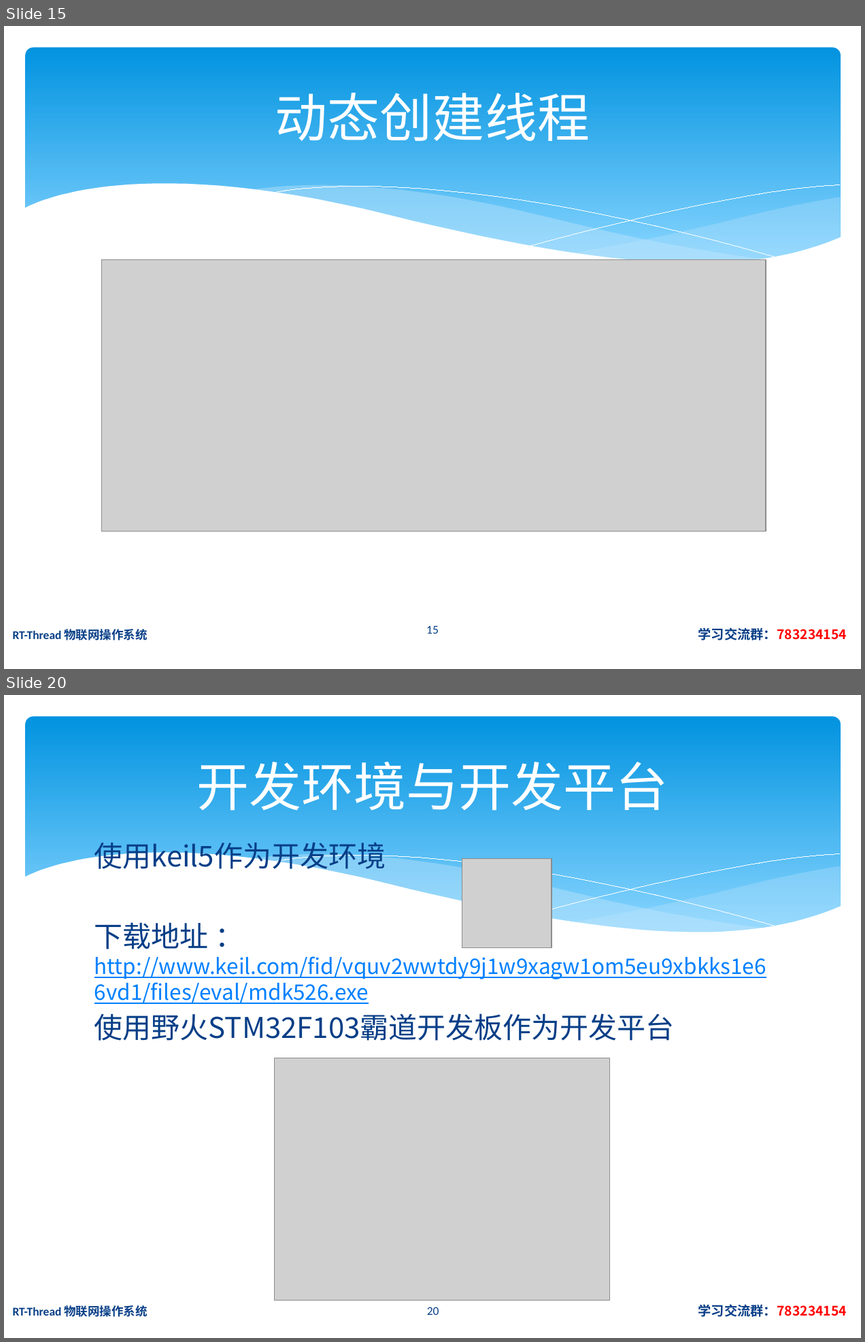
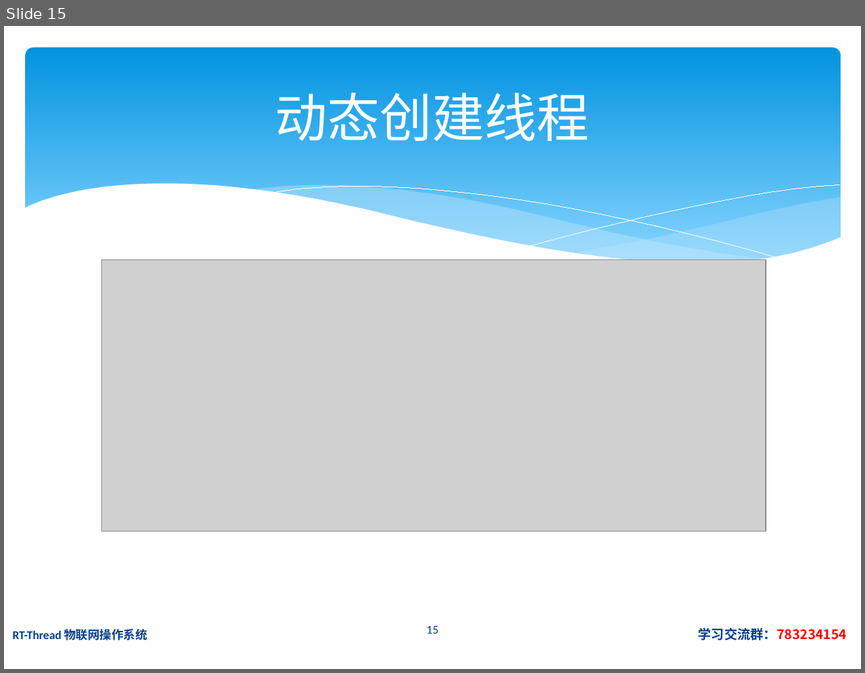
Before and after one commit to jiejieTop/RT_Thread_PPT, a slide deck: PPT/rt-thread 02.pptx. Shown one above the other, each under a label of ours: slides 15 and 20 before the commit, slide 15 after it; the slides between them are not shown. The pictures are 865x1342 and 865x673 pixels, drawn with LibreOffice and Linux fonts; fonts in the diff are those of the drawing; grey boxes stand for pictures. Boxes give left, top, right and bottom in pixels: in the first picture for what was removed or moved away, otherwise in the second. Text is boxed around its words. In the diff, an @@ line names an element or a change of style, - is before the commit and + after.

```diff
--- a/PPT/rt-thread 02.pptx
+++ b/PPT/rt-thread 02.pptx
@@ slide 20 removed at [4, 695, 861, 1338], background #FFFFFF; not listed: 6 template elements that a slide beside it also shows @@
@@ title removed at [196, 762, 668, 811] @@
-开发环境与开发平台
@@ text removed at [94, 842, 766, 1040] @@
-使用keil5作为开发环境
-下载地址 ： http://www.keil.com/fid/vquv2wwtdy9j1w9xagw1om5eu9xbkks1e66vd1/files/eval/mdk526.exe
-使用野火STM32F103霸道开发板作为开发平台
@@ picture removed at [462, 859, 551, 948] @@
@@ picture removed at [275, 1057, 610, 1300] @@
@@ text removed at [13, 1304, 847, 1317] @@
-RT-Thread 物联网操作系统 学习交流群：783234154
@@ page number removed at [427, 1306, 439, 1314] @@
-20
```
Also in this commit, not shown: 4 slides changed, 3 slides added, 8 other slides removed.
